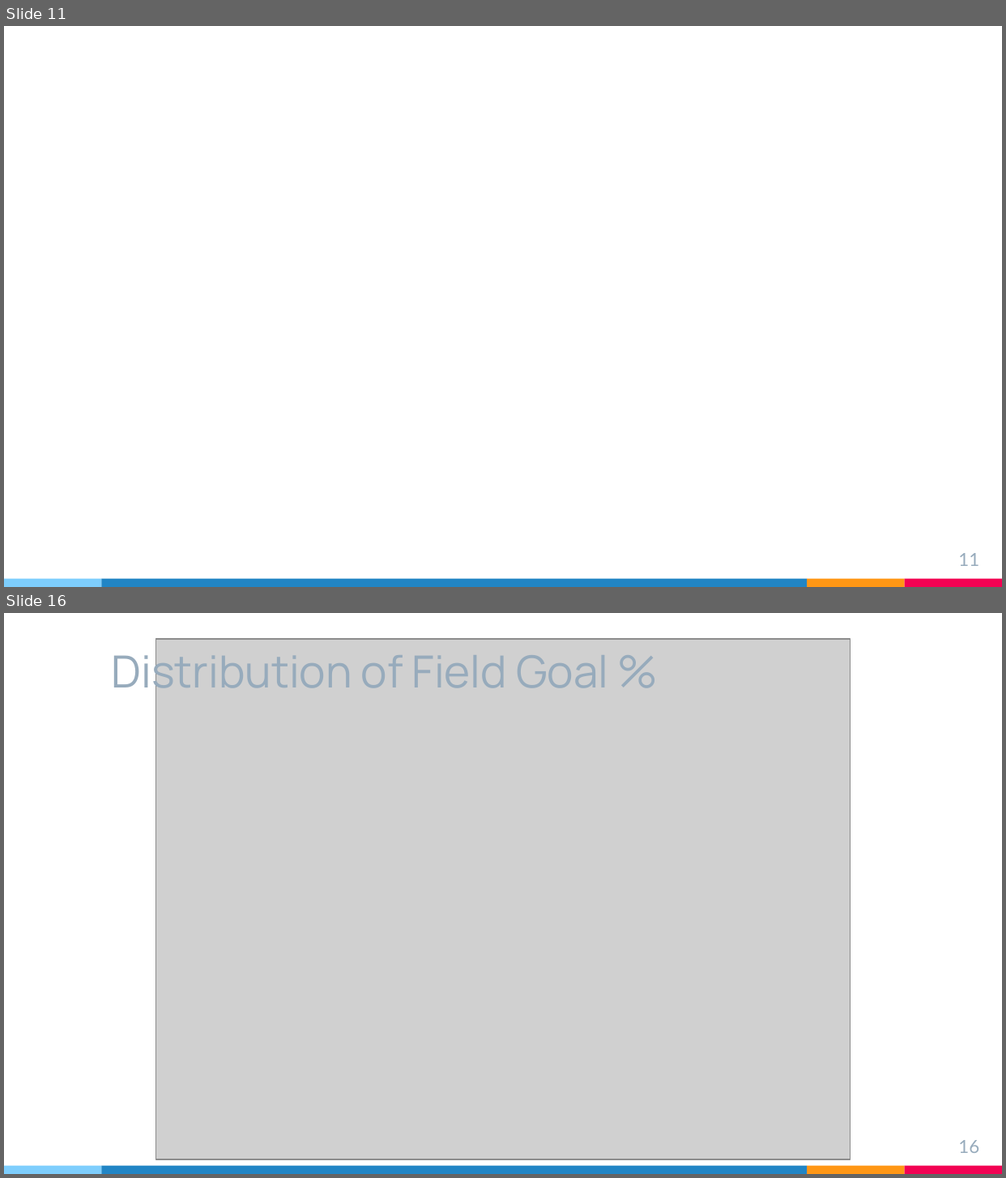
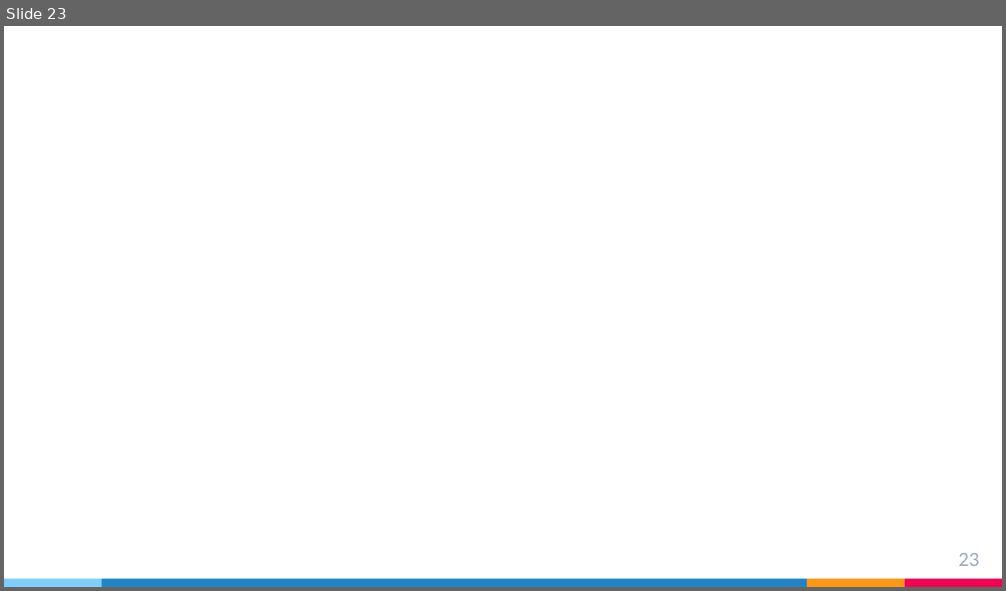
Before and after one commit to rsandbe1/R_project, a slide deck: R_project_presentation.pptx. Shown one above the other, each under a label of ours: slides 11 and 16 before the commit, slide 23 after it; the slides between them are not shown. The pictures are 1006x1178 and 1006x591 pixels, drawn with LibreOffice and Linux fonts; fonts in the diff are those of the drawing; grey boxes stand for pictures. Boxes give left, top, right and bottom in pixels: in the first picture for what was removed or moved away, otherwise in the second. Text is boxed around its words. In the diff, an @@ line names an element or a change of style, - is before the commit and + after.

```diff
--- a/R_project_presentation.pptx
+++ b/R_project_presentation.pptx
@@ slide 16 removed at (4,613,1002,1174), background #FFFFFF; not listed: 4 template elements that a slide beside it also shows @@
@@ text removed at (112,646,608,700) @@
-Distribution of Field Goal %
@@ picture removed at (155,639,850,1160) @@
@@ page number removed at (958,1140,979,1153) @@
-16
@@ what was slide 11 is now slide 23 @@
@@ page number at (958,553,979,566): text changed @@
-11
+23
```
Also in this commit, not shown: 3 slides changed, 14 slides added, 22 other slides removed, 19 other files.
